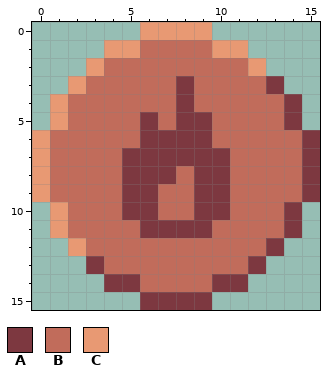
Two versions of one pixel-art sprite, docs/img/magic_flame.png. That is the earlier state.
The file is 64x64 pixels, drawn in blocks of 4x4; one block is one cell here.
Palette (. is transparent): A #7d3840  B #c16c5b  C #e89973
Pixels before, first column x 0:
 0 ......CCCC......
 1 ....CCBBBBCC....
 2 ...CBBBBBBBBC...
 3 ..CBBBBBABBBBA..
 4 .CBBBBBBABBBBBA.
 5 .CBBBBABAABBBBA.
 6 CBBBBBAAAABBBBBA
 7 CBBBBAAAAAABBBBA
 8 CBBBBAAABAABBBBA
 9 CBBBBAABBAABBBBA
10 .CBBBAABBAABBBA.
11 .CBBBBAAAABBBBA.
12 ..CBBBBBBBBBBA..
13 ...ABBBBBBBBA...
14 ....AABBBBAA....
15 ......AAAA......
The result:
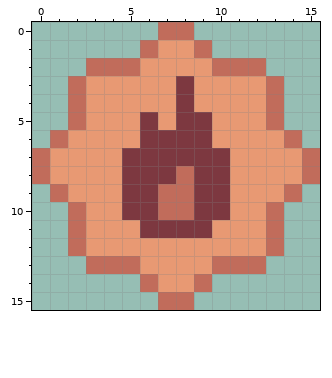
Difference:
Changed rows in their new state; - is an unchanged pixel.
first column x 0:
 0 ------.BB.------
 1 ----..-CC-..----
 2 ---B--CCCC--B---
 3 --BCCCCC-CCCCB--
 4 -.-CCCCC-CCCC-.-
 5 -.-CCC-C--CCC-.-
 6 .-CCCC----CCCC-.
 7 BCCCC------CCCCB
 8 BCCCC------CCCCB
 9 .-CCC------CCC-.
10 -.-CC------CC-.-
11 -.-CCC----CCC-.-
12 --BCCCCCCCCCCB--
13 ---B--CCCC--B---
14 ----..-CC-..----
15 ------.BB.------
Boxes around the changes in both pictures, in picture pixels (x1, y1, x2, y2):
changed: (32, 22, 320, 310)
